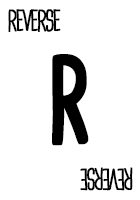
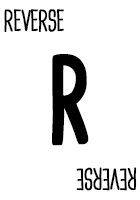
Layer changes from the first 140 × 200 image to the second:
renamed "reverse copy" to "reverse", painted on it over [76, 167, 137, 191]
painted on "reverse" (2nd of 2) over [4, 9, 64, 33]
